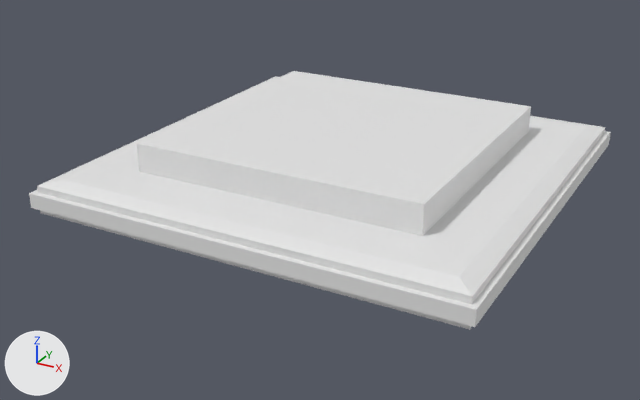
One commit to the FBX model KittyQuest/Assets/Models/Obs/LampsLightObjects/ObsCeilingLamp02.fbx: the scene before it, then after it.
Camera for both pictures: a camera (50 mm lens) standing at (0.00856, -0.01674, 0.00638) and looking at (-0.00032, -0.00061, -0.00168). Every picture has the same lights, and +X, +Y and +Z are marked at lower left.

In view in the first picture: 'body'.
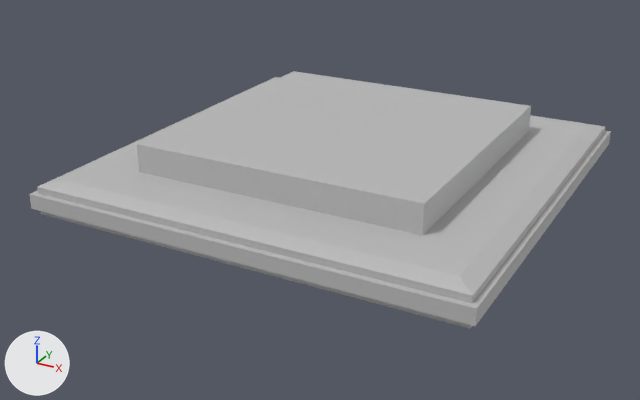
Boxes [x1, y1, x2, y2] around the edits, measured in the pictures (640 x 400 px):
'body', recoloured, turned (white to grey)
    before: [29, 71, 611, 329]
    after: [29, 71, 611, 328]

The change, as a list of edits to the scene's bpy script:
```text
Add mat_ceilinglamp02base:
    mat_ceilinglamp02base = principled_material('CeilingLamp02Base')
    mat_ceilinglamp02base.base_color = (0.5, 0.5, 0.5)  # grey #bcbcbc
Change me_mesh_001:
    where me_mesh_001.from_pydata(...)  # 40 vertices, 76 faces; spans x -0.485..0.485, y -0.142..0.0, z -0.485..0.485
    remove me_mesh_001.materials.append(mat_default_material)  # white #e7e7e7
    add me_mesh_001.materials.append(mat_ceilinglamp02base)  # grey #bcbcbc
Change ob_body:
    ob_body.rotation_euler: (1.571, 0.0, 0.0) -> (1.571, -0.0038, 0.0)  # degrees (90, 0, 0) -> degrees (90, -0.2, 0)
```
